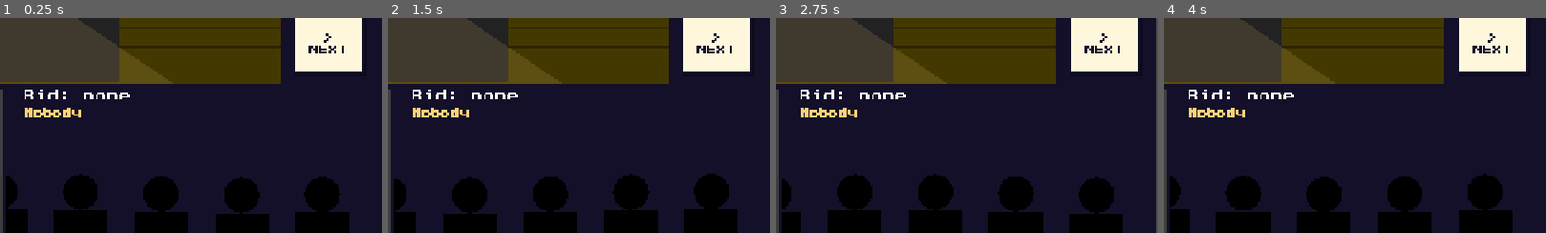
Above: before the commit, frames 1-4 (left to right).
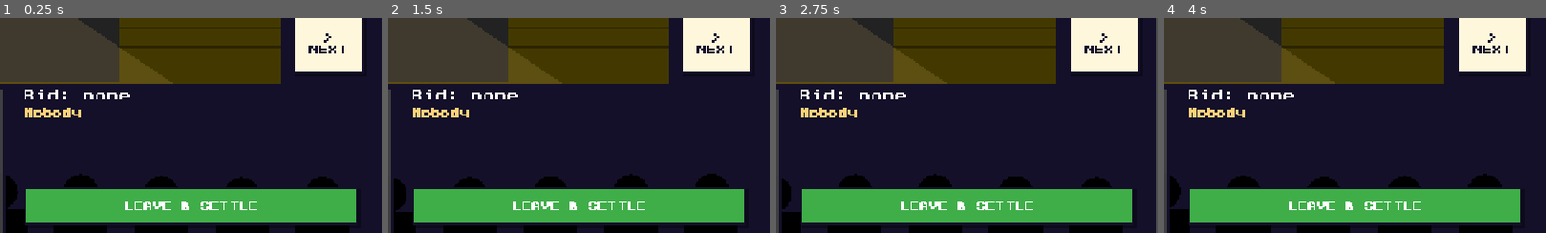
Above: after the commit, the same moments.

Repository: leeslangley/Webbwheresmycar
Game: Godot game, scene res://scenes/auction.tscn
Same seed, same stepped clock (60 frames per second), same inputs: the game is played once before the commit and once after it. This scene is started directly instead of the project's main scene.
Inputs (mouse positions are % of the whole screen's width and height, from its top left):
- Up to frame 1 (0.25 s): no input
- Up to frame 2 (1.5 s): tap Enter at 0.5 s; drag from (7, 22) to (60, 28) at 0.52 s; drag from (7, 35) to (45, 70) at 1.27 s
- Up to frame 3 (2.75 s): move the mouse to (93, 35) at 2.02 s; hold Right from 2.03 s (still down); tap F at 2.1 s; click (93, 35) at 2.17 s
- Up to frame 4 (4 s): release Right at 2.75 s; tap Space at 2.75, 3.77 s; drag from (45, 70) to (20, 35) at 2.77 s; move the mouse to (80, 65) at 3.52 s; hold Left from 3.53 s (still down); tap K at 3.6 s
The pictures show only the part of the screen within x 50-100%, y 29-79%; the shares and areas given below are measured in that part.

The runs differ from the first frame. In frame 1, 15% of the frame differs, in the area x 6-94%, y 78-97%; in frame 2, 15%; in frame 3, 15%; in frame 4, 15%.

Commit message:
GDR28: Auction actions: reveal stats, bid, leave and settle
Co-Authored-By: Claude Haiku 5.5 <noreply@anthropic.com>

Diff:
--- a/godot/scenes/auction.gd
+++ b/godot/scenes/auction.gd
@@ -26,6 +26,7 @@
 var lot_index := 0
 var shown_lot_id := ""
 var _t := 0.0
+var _pressed_lot := ""
 
 
 func _ready() -> void:
@@ -43,6 +44,12 @@
 	add_button(&"back", R_BACK, "BACK")
 	add_button(&"prev", R_PREV, "<\nPREV")
 	add_button(&"next", R_NEXT, ">\nNEXT")
+	add_button(&"bid1", R_BID1, "", "primary")
+	add_button(&"bid3", R_BID3, "", "primary")
+	add_button(&"leave", R_LEAVE, "LEAVE & SETTLE", "primary")
+	for i in range(R_STAT_ROWS.size()):
+		add_hotspot(StringName("reveal%d" % i), R_STAT_ROWS[i])
+	_refresh_buttons()
 
 
 func _connect_game() -> void:
@@ -224,9 +231,30 @@
 	(ui().get_node("YoursEmpty") as Label).visible = rows.is_empty()
 
 
-# Virtual: the bid and leave buttons are set by GDR28.
+# Sets the bid, reveal and leave buttons from the lot on show. With no lot the bid buttons are hidden
+# and every reveal is disabled; LEAVE & SETTLE is always there.
 func _refresh_buttons() -> void:
-	pass
+	var view := current_view()
+	var has_lot := not view.is_empty()
+	var bid1 := hotspots[&"bid1"] as UiButton
+	var bid3 := hotspots[&"bid3"] as UiButton
+	bid1.visible = has_lot
+	bid3.visible = has_lot
+	bid1.enabled = has_lot
+	bid3.enabled = has_lot
+	if has_lot:
+		var lot := current_lot()
+		var minimum := SimAuction.min_bid(lot)
+		var step := SimAuction.bid_step(lot)
+		bid1.text = "BID +1 " + CoreFormat.money(float(minimum))
+		bid3.text = "BID +3 " + CoreFormat.money(float(minimum + 2 * step))
+	var revealed: Dictionary = view.get("revealed", {})
+	for i in range(SimAuction.STATS.size()):
+		var hs := hotspots[StringName("reveal%d" % i)] as RoomHotspot
+		hs.enabled = has_lot and revealed.get(SimAuction.STATS[i], false) != true
+	var leave := hotspots[&"leave"] as UiButton
+	leave.visible = true
+	leave.enabled = true
 
 
 func _process(delta: float) -> void:
@@ -253,9 +281,63 @@
 		_on_action(id)
 
 
-# Virtual: the bid and leave taps are GDR28.
-func _on_action(_id: StringName) -> void:
-	pass
+# Remembers the lot on show when a button or hotspot goes down: a tap only counts for that lot.
+func _on_button_down(_id: StringName) -> void:
+	_pressed_lot = shown_lot_id
+
+
+# Bid, reveal and leave taps (the fallthrough of _on_hotspot).
+func _on_action(id: StringName) -> void:
+	if id == &"bid1":
+		_bid(1)
+	elif id == &"bid3":
+		_bid(3)
+	elif id == &"leave":
+		_leave()
+	elif String(id).begins_with("reveal"):
+		_reveal(int(String(id).substr(6)))
+
+
+# True only when a lot is on show and it is the lot that was on show when the finger went down.
+func _tapped_shown_lot() -> bool:
+	return shown_lot_id != "" and _pressed_lot == shown_lot_id
+
+
+# Runs one Game action, refreshes the room and returns its result ({} when it is not a Dictionary).
+func _act(action: String, params: Dictionary) -> Dictionary:
+	var g = _game()
+	if g == null:
+		return {}
+	var r = g.act(action, params)
+	refresh()
+	if r is Dictionary:
+		return r
+	return {}
+
+
+# Success messages are toasted here; refusals are toasted by the Game.
+func _toast_success(r: Dictionary) -> void:
+	if r.get("ok", false) and str(r.get("msg", "")) != "":
+		toast.emit(str(r["msg"]))
+
+
+func _bid(steps: int) -> void:
+	if not _tapped_shown_lot():
+		return
+	_toast_success(_act("place_bid", {"lotId": shown_lot_id, "steps": steps}))
+
+
+func _reveal(index: int) -> void:
+	if not _tapped_shown_lot():
+		return
+	_toast_success(_act("reveal_stat", {"lotId": shown_lot_id, "stat": SimAuction.STATS[index]}))
+
+
+# Attending settles the day: the Game advances the day, so the room goes back to the office.
+func _leave() -> void:
+	var r := _act("attend_auction", {})
+	if r.get("ok", false):
+		request_scene.emit(&"office", {})
 
 
 # BACK leaves the hall, unless the player leads a lot: they must settle the day first.
--- /dev/null
+++ b/godot/tests/test_auction_actions.gd
@@ -0,0 +1,192 @@
+extends "res://tests/harness.gd"
+
+# AuctionRoom actions (GDR28): BID +1 and BID +3, the four reveal rows and LEAVE & SETTLE. Every
+# action goes through Game.act (a TestFakeGame here). The room gets the fake before _ready, and tests
+# run outside the scene tree, so _ready is called by hand. Taps go through TapUtil.
+
+const SCENE := "res://scenes/auction.tscn"
+const REVEAL_STATS := ["desirability", "maintenance", "reliability", "condition"]
+
+
+func _fake_on_auction_day() -> TestFakeGame:
+	var fake := TestFakeGame.new()
+	var s: Dictionary = fake.state
+	CoreRng.seed_rng(s, 7)
+	s["day"] = 24
+	SimAuction.prepare_auction(s)
+	return fake
+
+
+func _room(fake: Object) -> AuctionRoom:
+	var room := (load(SCENE) as PackedScene).instantiate() as AuctionRoom
+	room.game = fake
+	room._ready()
+	room.enter({})
+	return room
+
+
+func _done(room: AuctionRoom) -> void:
+	room.free()
+
+
+func _collect(room: AuctionRoom) -> Dictionary:
+	var got := {"toasts": [], "requests": []}
+	room.toast.connect(func(t: String) -> void: got["toasts"].append(t))
+	room.request_scene.connect(func(id: StringName, params: Dictionary) -> void: got["requests"].append([id, params]))
+	return got
+
+
+func _btn(room: AuctionRoom, id: StringName) -> UiButton:
+	return room.hotspots[id] as UiButton
+
+
+func _reveal(room: AuctionRoom, i: int) -> RoomHotspot:
+	return room.hotspots[StringName("reveal%d" % i)] as RoomHotspot
+
+
+func test_bid_labels() -> void:
+	var fake := _fake_on_auction_day()
+	var room := _room(fake)
+	var lot: Dictionary = room.current_lot()
+	var bid1 := _btn(room, &"bid1")
+	var bid3 := _btn(room, &"bid3")
+	eq(bid1.text, "BID +1 " + CoreFormat.money(float(SimAuction.min_bid(lot))), "BID +1 shows the minimum bid")
+	eq(bid3.text, "BID +3 " + CoreFormat.money(float(SimAuction.min_bid(lot) + 2 * SimAuction.bid_step(lot))), "BID +3 shows three steps up")
+	ok(bid1.visible and bid1.enabled, "BID +1 is visible and enabled with a lot")
+	ok(bid3.visible and bid3.enabled, "BID +3 is visible and enabled with a lot")
+	ok(_btn(room, &"leave").visible, "LEAVE & SETTLE is visible")
+	_done(room)
+
+
+func test_bid_one_and_three_steps() -> void:
+	var fake := _fake_on_auction_day()
+	var room := _room(fake)
+	var lot_id: String = room.current_lot()["lotId"]
+	TapUtil.tap(_btn(room, &"bid1"))
+	eq(fake.acts.back(), {"action": "place_bid", "params": {"lotId": lot_id, "steps": 1}}, "BID +1 places a one-step bid")
+	TapUtil.tap(_btn(room, &"bid3"))
+	eq(fake.acts.back(), {"action": "place_bid", "params": {"lotId": lot_id, "steps": 3}}, "BID +3 places a three-step bid")
+	_done(room)
+
+
+func test_bid_success_toasts_its_message() -> void:
+	var fake := _fake_on_auction_day()
+	var room := _room(fake)
+	var got := _collect(room)
+	fake.next_result = {"ok": true, "msg": "You lead."}
+	TapUtil.tap(_btn(room, &"bid1"))
+	eq(got["toasts"], ["You lead."], "a successful bid toasts its message")
+	_done(room)
+
+
+func test_bid_refusal_is_toasted_once_by_the_game() -> void:
+	var fake := _fake_on_auction_day()
+	var room := _room(fake)
+	var got := _collect(room)
+	fake.next_result = {"ok": false, "msg": "Too low"}
+	TapUtil.tap(_btn(room, &"bid1"))
+	eq(got["toasts"], [], "the room does not toast a refusal")
+	eq(fake.toasts, ["Too low"], "the Game toasts the refusal once")
+	_done(room)
+
+
+func test_bid_counts_only_for_the_lot_pressed() -> void:
+	var fake := _fake_on_auction_day()
+	var room := _room(fake)
+	var before: int = fake.acts.size()
+	TapUtil.press(_btn(room, &"bid1"))
+	room.step(1)
+	TapUtil.release(_btn(room, &"bid1"))
+	eq(fake.acts.size(), before, "a bid pressed on one lot and released after a step makes no call")
+	_done(room)
+
+
+func test_reveal_rows_pay_for_their_stat() -> void:
+	var fake := _fake_on_auction_day()
+	var room := _room(fake)
+	var lot_id: String = room.current_lot()["lotId"]
+	for i in range(4):
+		TapUtil.tap(_reveal(room, i))
+		eq(fake.acts.back(), {"action": "reveal_stat", "params": {"lotId": lot_id, "stat": REVEAL_STATS[i]}}, "reveal row %d reveals %s" % [i, REVEAL_STATS[i]])
+	_done(room)
+
+
+func test_reveal_success_toasts_its_message() -> void:
+	var fake := _fake_on_auction_day()
+	var room := _room(fake)
+	var got := _collect(room)
+	fake.next_result = {"ok": true, "msg": "Stat revealed."}
+	TapUtil.tap(_reveal(room, 0))
+	eq(got["toasts"], ["Stat revealed."], "a successful reveal toasts its message")
+	_done(room)
+
+
+func test_reveal_refusal_is_toasted_once_by_the_game() -> void:
+	var fake := _fake_on_auction_day()
+	var room := _room(fake)
+	var got := _collect(room)
+	fake.next_result = {"ok": false, "msg": "Not enough cash for a peek."}
+	TapUtil.tap(_reveal(room, 0))
+	eq(got["toasts"], [], "the room does not toast a refused reveal")
+	eq(fake.toasts, ["Not enough cash for a peek."], "the Game toasts the refused reveal once")
+	_done(room)
+
+
+func test_revealed_row_is_disabled() -> void:
+	var fake := _fake_on_auction_day()
+	var room := _room(fake)
+	var lot: Dictionary = room.current_lot()
+	lot["revealed"]["desirability"] = true
+	room.refresh()
+	eq(_reveal(room, 0).enabled, false, "a revealed row is disabled")
+	eq(_reveal(room, 1).enabled, true, "hidden rows stay enabled")
+	var before: int = fake.acts.size()
+	TapUtil.tap(_reveal(room, 0))
+	eq(fake.acts.size(), before, "a tap on a disabled reveal row makes no call")
+	_done(room)
+
+
+func test_leave_settles_and_goes_to_office() -> void:
+	var fake := _fake_on_auction_day()
+	var room := _room(fake)
+	var got := _collect(room)
+	TapUtil.tap(_btn(room, &"leave"))
+	eq(fake.acts.back(), {"action": "attend_auction", "params": {}}, "LEAVE & SETTLE attends the auction")
+	eq(got["requests"], [[&"office", {}]], "a settled day takes the player to the office")
+	_done(room)
+
+
+func test_leave_refused_stays_in_the_hall() -> void:
+	var fake := _fake_on_auction_day()
+	var room := _room(fake)
+	var got := _collect(room)
+	fake.next_result = {"ok": false, "msg": "Already been"}
+	TapUtil.tap(_btn(room, &"leave"))
+	eq(got["requests"], [], "a refused settle does not leave the hall")
+	eq(fake.toasts, ["Already been"], "the Game toasts the refused settle")
+	_done(room)
+
+
+func test_no_lots() -> void:
+	var fake := _fake_on_auction_day()
+	fake.state["auction"]["lots"] = []
+	var room := _room(fake)
+	ok(not _btn(room, &"bid1").visible, "BID +1 is hidden with no lots")
+	ok(not _btn(room, &"bid3").visible, "BID +3 is hidden with no lots")
+	for i in range(4):
+		eq(_reveal(room, i).enabled, false, "reveal row %d is disabled with no lots" % i)
+	ok(_btn(room, &"leave").visible, "LEAVE & SETTLE is still shown with no lots")
+	var before: int = fake.acts.size()
+	TapUtil.tap(_btn(room, &"bid1"))
+	eq(fake.acts.size(), before, "no bid can be placed without a lot")
+	_done(room)
+
+
+func test_bare_scene_hides_bid_buttons() -> void:
+	var room := (load(SCENE) as PackedScene).instantiate() as AuctionRoom
+	room._ready()
+	ok(not _btn(room, &"bid1").visible, "BID +1 is hidden with no game")
+	ok(not _btn(room, &"bid3").visible, "BID +3 is hidden with no game")
+	for i in range(4):
+		eq(_reveal(room, i).enabled, false, "reveal row %d is disabled with no game" % i)
+	_done(room)
